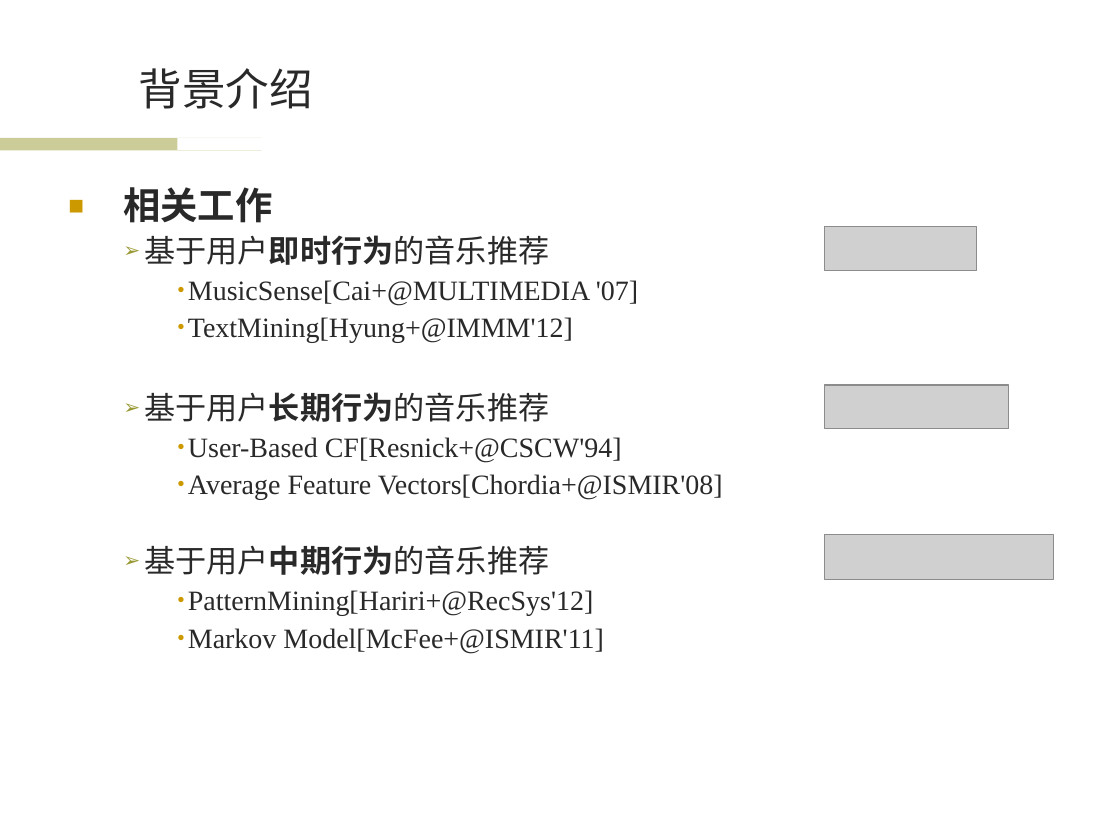
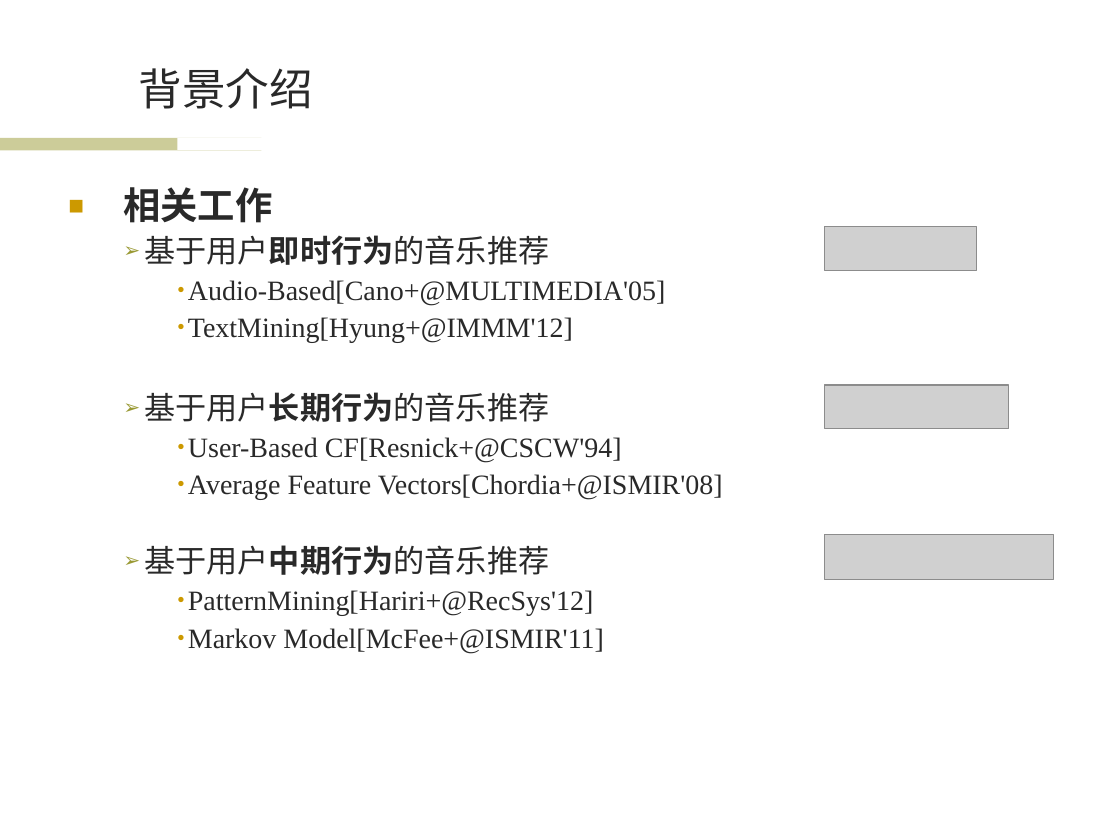
Before and after one commit to wwssttt/NJUThesis, a slide deck: slide 5 of ppt/一种基于时间序列分析的个性化音乐推荐系统及其实现.ppt. Drawn at 1120x840 pixels with LibreOffice and Linux fonts; fonts in the diff are those of the drawing; grey boxes stand for pictures; background and template pictures are left out. Boxes give left, top, right and bottom in pixels: in the first picture for what was removed or moved away, otherwise in the second. Text is boxed around its words. In the diff, an @@ line names an element or a change of style, - is before the commit and + after.

```diff
--- a/ppt/一种基于时间序列分析的个性化音乐推荐系统及其实现.ppt
+++ b/ppt/一种基于时间序列分析的个性化音乐推荐系统及其实现.ppt
@@ text at [188,280,665,305]: text changed @@
-    • MusicSense[Cai+@MULTIMEDIA '07]
+    • Audio-Based[Cano+@MULTIMEDIA'05]
```
Also in this commit, not shown: 1 other slide changed, 1 slide added, 1 slide removed, 1 other file.
